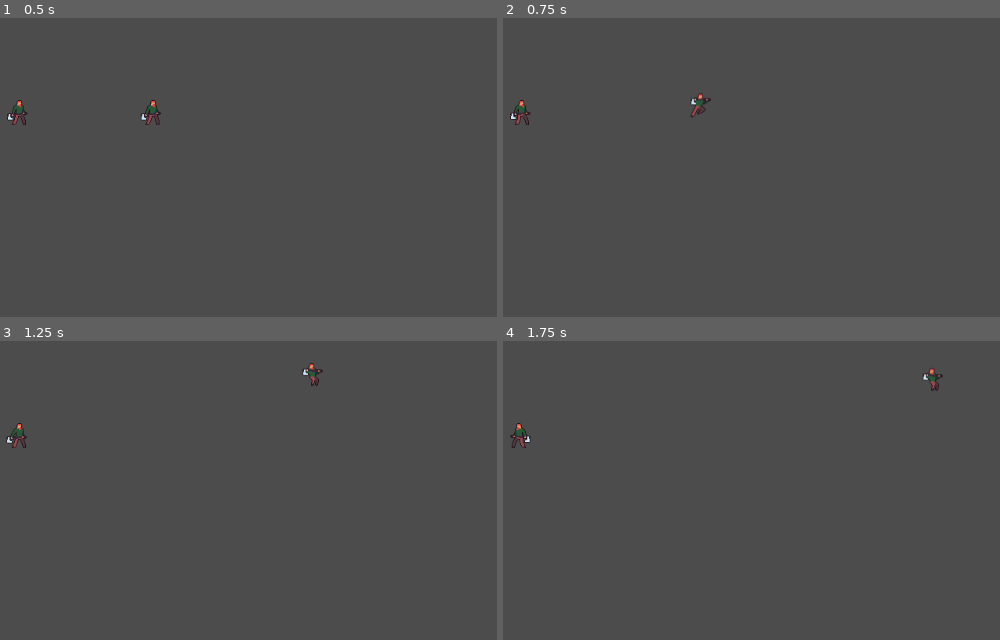
Above: before the commit, frames 1-4 (two rows, left to right).
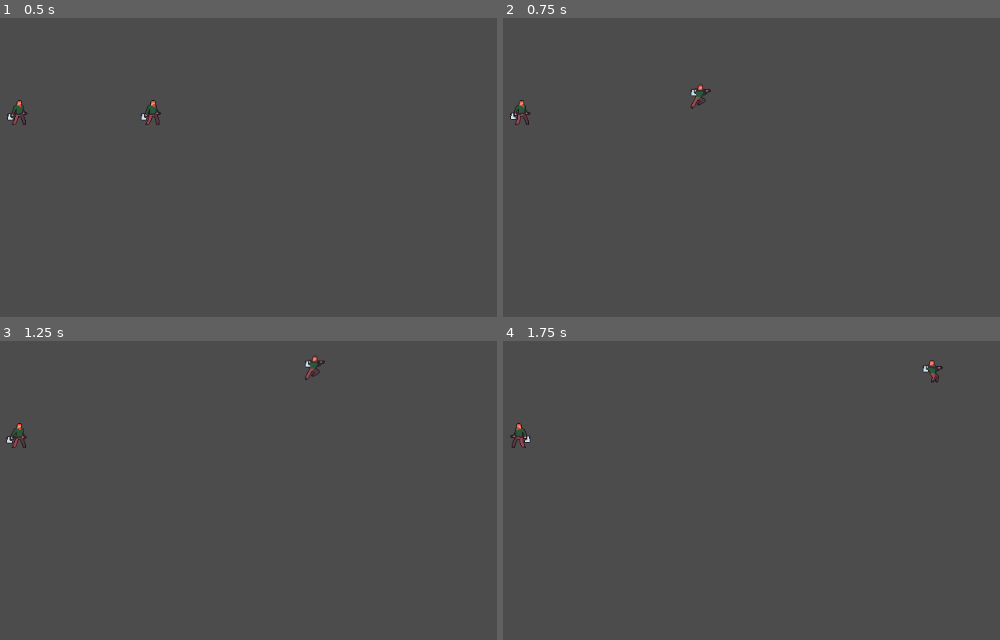
Above: after the commit, the same moments.

Repository: Goktugkola/Cyborg-Compound
Game: Godot game, scene res://Scenes/livil1.tscn
The game is run twice, just before and just after one commit, with the same random seed, the same clock (stepped at 60 frames per second) and the same inputs. This scene is started directly instead of the project's main scene.
Inputs:
- Up to frame 1 (0.5 s): no input
- Up to frame 2 (0.75 s): hold Right (ui_right) from 0.53 s (still down); tap Up (ui_up) at 0.6 s
- Up to frame 3 (1.25 s): keep holding Right (ui_right); tap Up (ui_up) at 0.77, 1.07 s
- Up to frame 4 (1.75 s): keep holding Right (ui_right); tap A (p2_left) at 1.35 s; tap Up (ui_up) at 1.52, 1.55 s

Frame 1 is identical in both runs. In frame 2, 0.2% of the frame differs, in the area x 37-42%, y 22-34%; in frame 3, 0.2%; in frame 4, 0.2%.

Commit message:
jump and debug

Diff:
--- a/CikiletaFighters/Scenes/Player2.gd
+++ b/CikiletaFighters/Scenes/Player2.gd
@@ -16,9 +16,9 @@
 	- Input.get_action_strength("ui_left")
 	)
 
-	if Input.is_action_just_pressed("ui_left"):
+	if _velocity.x < 0:
 		$AnimatedSprite.flip_h = true
-	if Input.is_action_just_pressed("ui_right"):
+	if _velocity.x > 0:
 		$AnimatedSprite.flip_h = false
 	if Input.is_action_pressed("ui_walk"):
 		speed = 100
@@ -33,7 +33,7 @@
 		else:
 			$AnimatedSprite.play("Idle")
 
-	if Input.is_action_just_released("ui_up") and is_on_floor():
+	if Input.is_action_just_pressed("ui_up") and is_on_floor():
 		_velocity.y = -jump_power
 		jump = true
 		double_jump = 1
